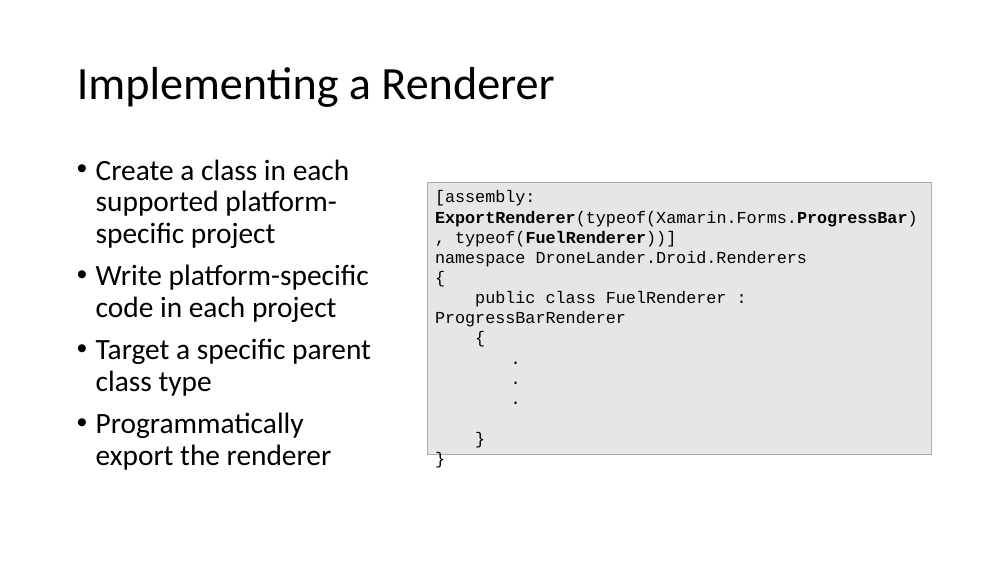
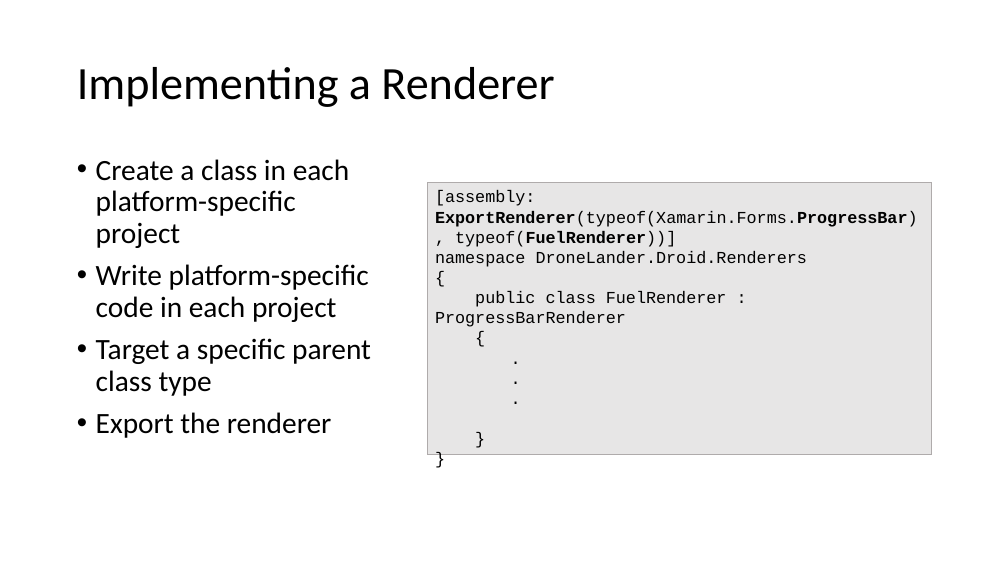
Before and after one commit to MissionMarsFourthHorizon/operation-remote-resupply, a slide deck: slide 4 of Module 2/Operation Remote Resupply, Part 2.pptx. Drawn at 1008x567 pixels with LibreOffice and Linux fonts; fonts in the diff are those of the drawing. Boxes give left, top, right and bottom in pixels: in the first picture for what was removed or moved away, otherwise in the second. Text is boxed around its words. In the diff, an @@ line names an element or a change of style, - is before the commit and + after.

```diff
--- a/Module 2/Operation Remote Resupply, Part 2.pptx
+++ b/Module 2/Operation Remote Resupply, Part 2.pptx
@@ text at (96, 159, 350, 248): text changed @@
-• Create a class in each supported platform-specific project
+• Create a class in each platform-specific project
@@ text at (96, 412, 332, 438): text changed @@
-• Programmatically export the renderer
+• Export the renderer
```
Also in this commit, not shown: 10 other slides changed, 3 other files.
